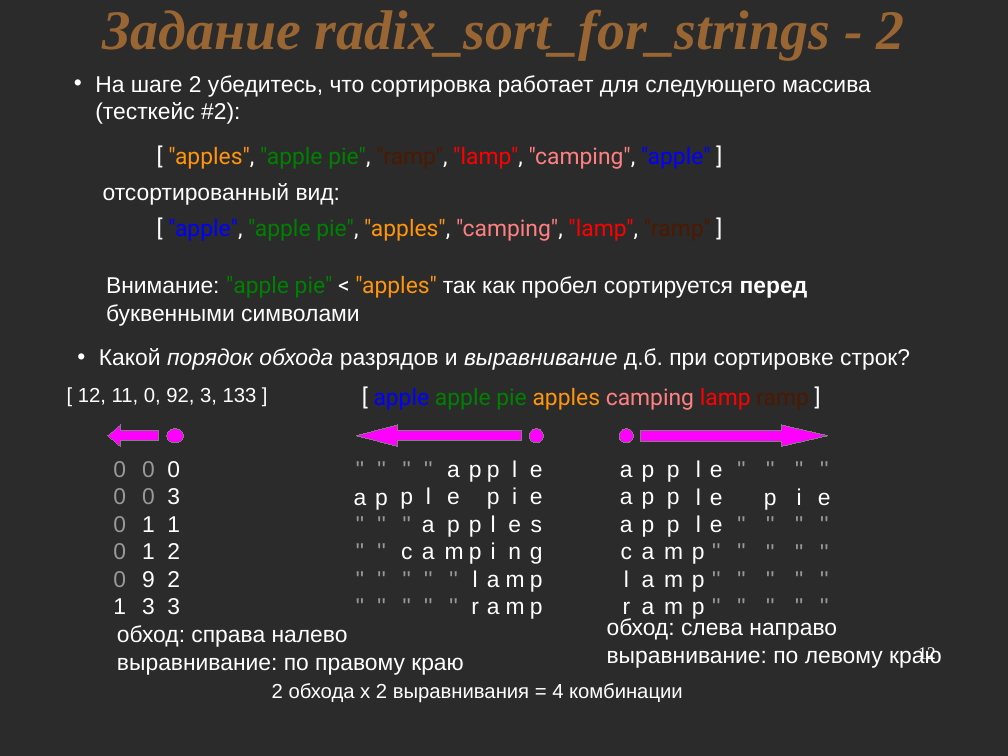
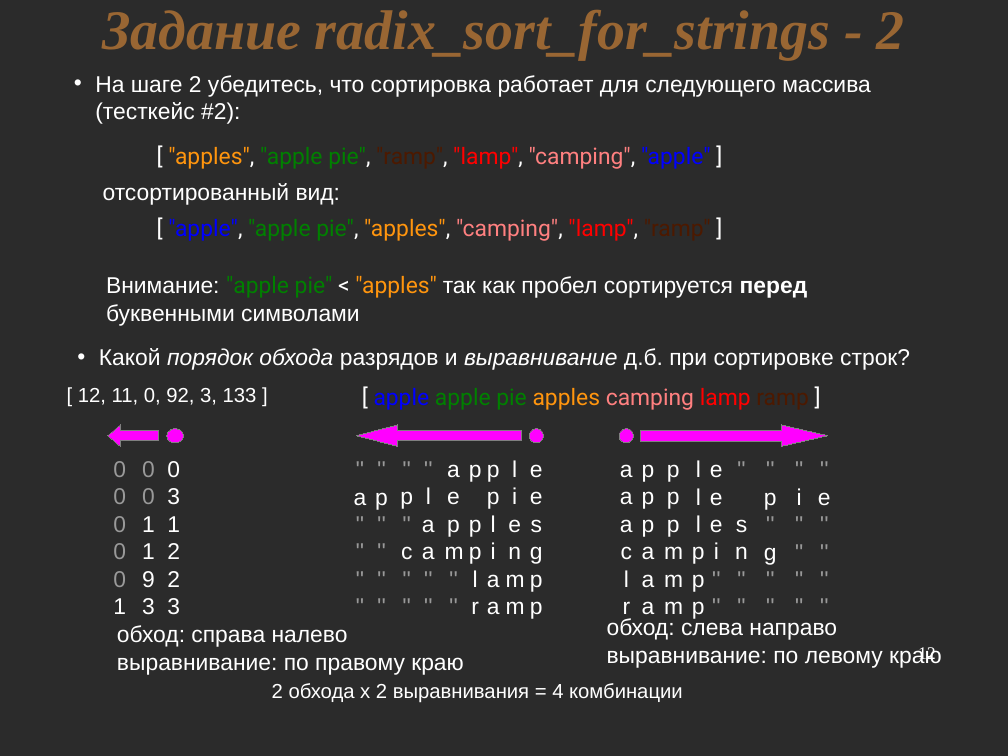
Before and after one commit to nkrot/rufsl, a slide deck: slide 12 of lectures/sorting.odp. Drawn at 1008x756 pixels with LibreOffice and Linux fonts; fonts in the diff are those of the drawing; background and template pictures are left out; a plain dark background stands for a picture behind light text. Boxes give left, top, right and bottom in pixels: in the first picture for what was removed or moved away, otherwise in the second. Text is boxed around its words. In the diff, an @@ line names an element or a change of style, - is before the commit and + after.

```diff
--- a/lectures/sorting.odp
+++ b/lectures/sorting.odp
@@ text at (x1=710, y1=464, x2=723, y2=559): paragraph removed @@
-''
@@ text at (x1=735, y1=519, x2=748, y2=559): paragraphs removed @@
-''
-''
-''
@@ text at (x1=764, y1=492, x2=777, y2=565): paragraph removed @@
-''
@@ text at (x1=735, y1=519, x2=748, y2=559): paragraphs added @@
+''
+s
+n
@@ text at (x1=714, y1=542, x2=719, y2=559): paragraph added @@
+i
@@ text at (x1=764, y1=547, x2=777, y2=565): paragraph added @@
+g
```
Also in this commit, not shown: 2 other slides changed, 4 other files.
